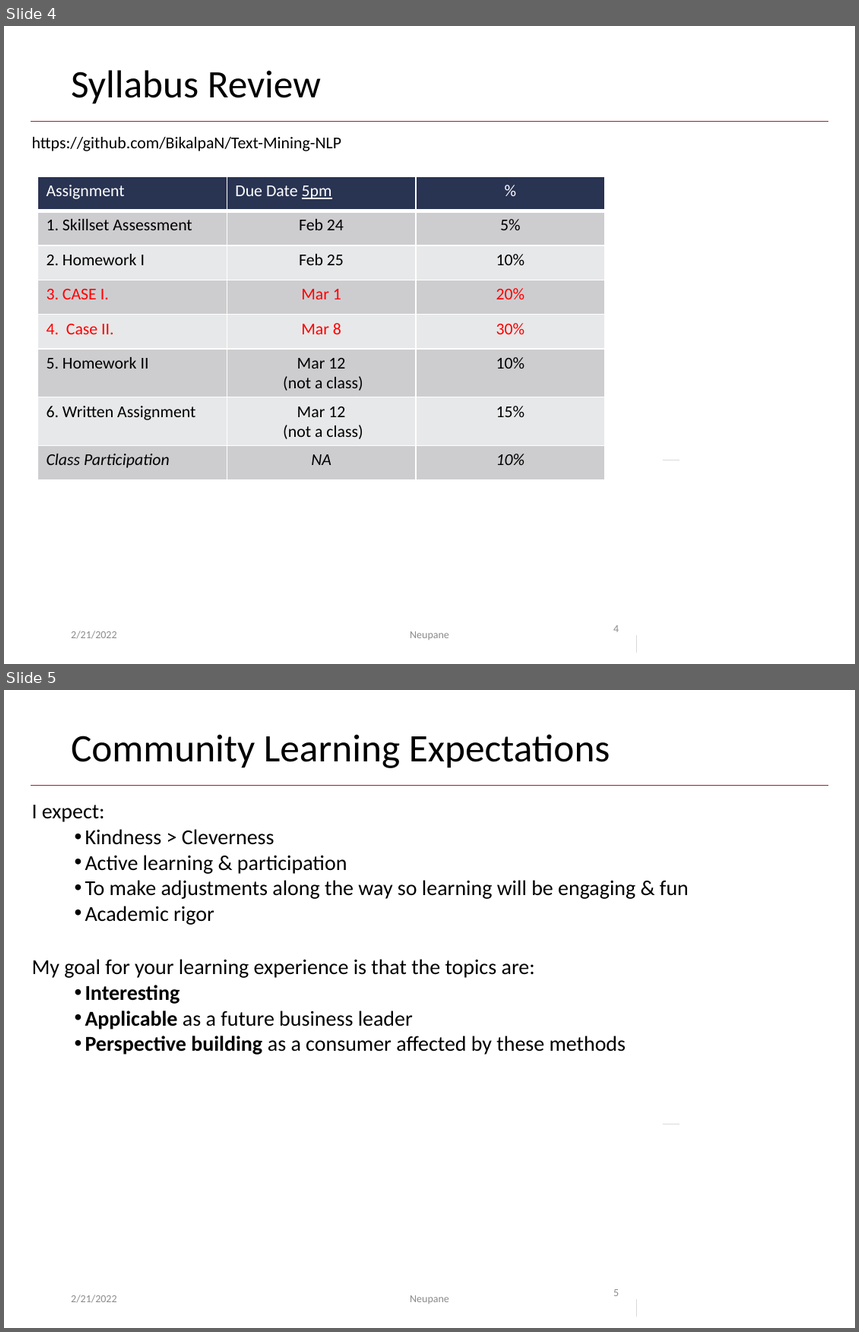
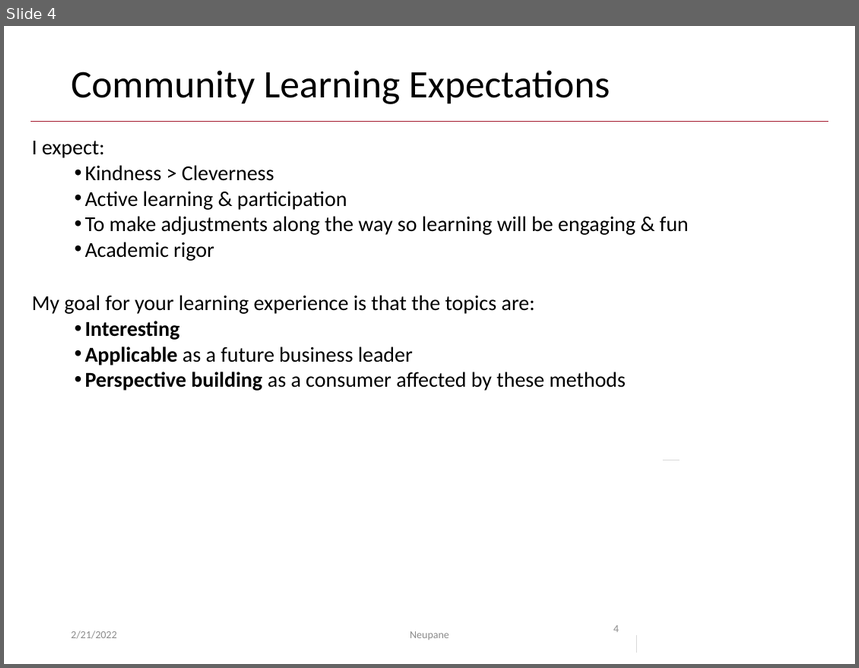
Before and after one commit to BikalpaN/Text-Mining-NLP, a slide deck: class1/Class1A_Intros.pptx. Shown one above the other, each under a label of ours: slides 4 and 5 before the commit, slide 4 after it. The pictures are 859x1332 and 859x668 pixels, drawn with LibreOffice and Linux fonts; fonts in the diff are those of the drawing. Boxes give left, top, right and bottom in pixels: in the first picture for what was removed or moved away, otherwise in the second. Text is boxed around its words. In the diff, an @@ line names an element or a change of style, - is before the commit and + after.

```diff
--- a/class1/Class1A_Intros.pptx
+++ b/class1/Class1A_Intros.pptx
@@ slide 4 removed at box(4, 26, 855, 664), background #FFFFFF; not listed: 1 template element that a slide beside it also shows @@
@@ title removed at box(71, 70, 321, 104) @@
-Syllabus Review
@@ text removed at box(32, 137, 341, 151) @@
-https://github.com/BikalpaN/Text-Mining-NLP
@@ table removed at box(38, 176, 605, 480), 8 rows, 3 columns @@
-Assignment | Due Date 5pm | %
-1. Skillset Assessment | Feb 24 | 5%
-2. Homework I | Feb 25 | 10%
-3. CASE I. | Mar 1 | 20%
-4. Case II. | Mar 8 | 30%
-5. Homework II | Mar 12 / (not a class) | 10%
-6. Written Assignment | Mar 12 / (not a class) | 15%
-Class Participation | NA | 10%
@@ line removed from (663, 460) to (680, 460) @@
@@ text removed at box(71, 631, 116, 639) @@
-2/21/2022
@@ text removed at box(410, 632, 449, 640) @@
-Neupane
@@ page number removed at box(614, 626, 619, 632) @@
-4
@@ line removed from (636, 636) to (636, 652) @@
@@ what was slide 5 is now slide 4 @@
@@ page number at box(614, 626, 619, 632): text changed @@
-5
+4
```
Also in this commit, not shown: 1 slide changed, 1 other file.
